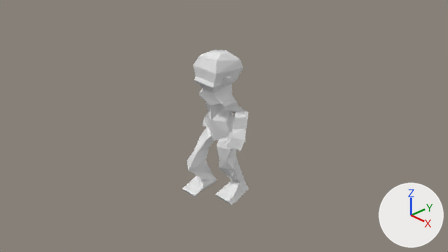
Before and after pictures for a commit that changed the Blender file Human2.blend.
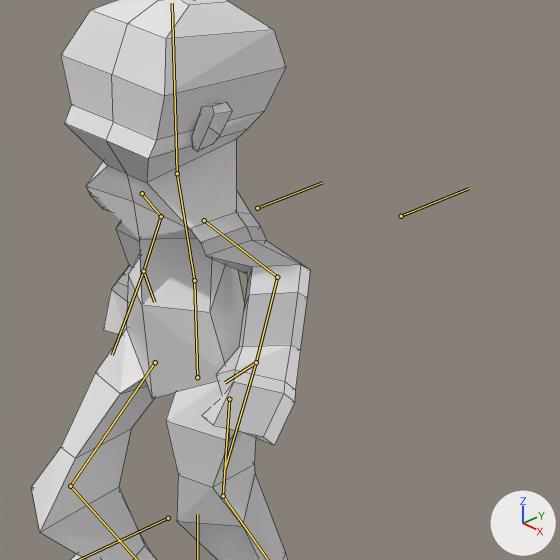
There are two pictures of each version: one from the file's camera 'Camera', one close up on the part from 40% to 68% of the width and 21% to 70% of the height. The axes (+X, +Y, +Z) are drawn at lower right. The lights are the same throughout. Both versions are drawn at frame 15 of the action 'Walk2'; the numbers are the values there. The bones that bend it are drawn over the model as lines in the close-ups. The close-ups show mesh edges as thin lines.
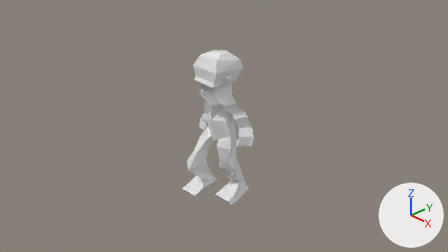
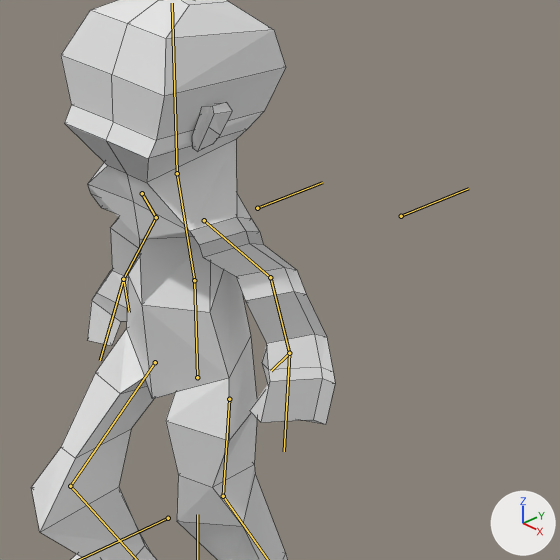
Pixel boxes [x1, y1, x2, y2] of what changed, in the close-ups (560 x 560 px):
'Cube', posed
    before: [31, 0, 310, 560]
    after: [31, 0, 335, 560]
bone 'HandIK.L', root to tip
    before: (256, 362) to (224, 472)
    after: (289, 353) to (284, 451)
bone 'HandIK.R', root to tip
    before: (143, 271) to (112, 355)
    after: (123, 279) to (100, 360)

Diff of the bpy script that builds the scene:
```diff
--- a/Human2.blend.py
+++ b/Human2.blend.py
@@ bone_handik_l @@
 bone_handik_l = bpy.data.objects['アーマチュア'].pose.bones['HandIK.L']  # child of 'Root'
-bone_handik_l.location = (1.39, -0.37, 0.07)
-bone_handik_l.rotation_quaternion = (0.863, 0.099, -0.069, -0.491)  # degrees (14, -1, -59)
+bone_handik_l.location = (1.45, -0.4, -0.11)
+bone_handik_l.rotation_quaternion = (0.857, 0.035, -0.018, -0.513)  # degrees (4, 0, -62)
@@ bone_handik_r @@
 bone_handik_r = bpy.data.objects['アーマチュア'].pose.bones['HandIK.R']  # child of 'Root'
-bone_handik_r.location = (-1.45, -0.45, -0.18)
-bone_handik_r.rotation_quaternion = (0.861, 0.05, 0.022, 0.505)  # degrees (6, -1, 61)
+bone_handik_r.location = (-1.44, -0.43, -0.07)
+bone_handik_r.rotation_quaternion = (0.859, 0.03, 0.005, 0.512)  # degrees (3, -1, 62)
```
